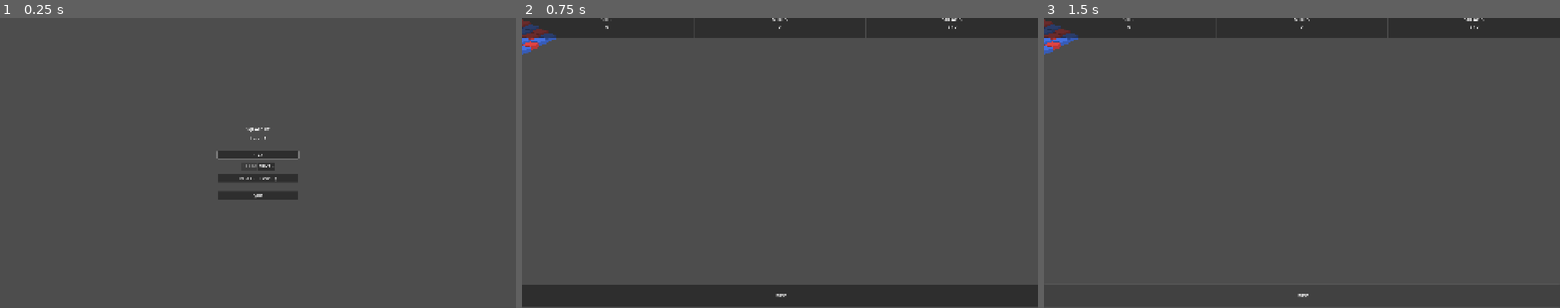
Above: before the commit, frames 1-3 (left to right).
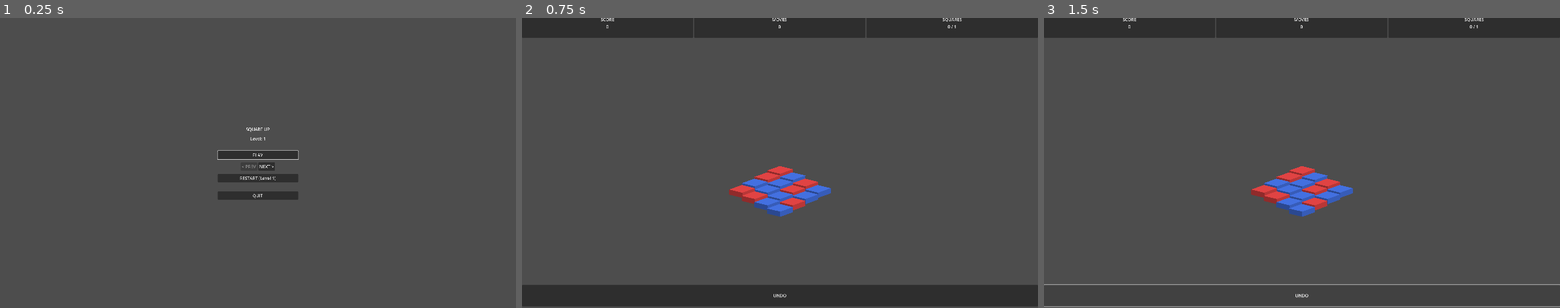
Above: after the commit, the same moments.

Repository: kodemusic/square_up
Game: Godot game, scene res://scenes/MainMenu.tscn
Same seed, same stepped clock (60 frames per second), same inputs: the game is played once before the commit and once after it.
Inputs:
- Up to frame 1 (0.25 s): no input
- Up to frame 2 (0.75 s): click "PLAY" at 0.5 s
- Up to frame 3 (1.5 s): click "UNDO" at 1.25 s

The runs differ from the first frame. In frame 1, 0.3% of the frame differs, in the area x 41-59%, y 37-63%; in frame 2, 2.5%; in frame 3, 3.1%, in the area x 0-100%, y 0-100%.
Error before the commit: Parse Error: Function "get_viewport_rect()" not found in base self. (res://scripts/layout_manager.gd:48)

Commit message:
Enhance level generation system with handcrafted-only mode and layout adjustments

Diff:
--- a/project.godot
+++ b/project.godot
@@ -23,7 +23,7 @@
 
 window/size/viewport_width=1920
 window/size/viewport_height=1080
-window/stretch/mode="canvas_items"
+window/stretch/mode="viewport"
 window/stretch/aspect="expand"
 window/handheld/orientation=1
 window/stretch/scale.mobile=1.25
--- a/scenes/Game.tscn
+++ b/scenes/Game.tscn
@@ -4,15 +4,16 @@
 [ext_resource type="PackedScene" uid="uid://d2autq3odb8g" path="res://scenes/BoardRoot.tscn" id="1_ibkli"]
 [ext_resource type="PackedScene" uid="uid://dfd8esgememoj" path="res://scenes/HUD.tscn" id="2_qbsmt"]
 [ext_resource type="Script" uid="uid://c0ocuu6rdnurs" path="res://scripts/input_router.gd" id="3_input"]
-[ext_resource type="Script" path="res://scripts/layout_manager.gd" id="4_layout"]
-[ext_resource type="PackedScene" uid="uid://portrait_layout_001" path="res://scenes/PortraitLayout.tscn" id="5_portrait"]
-[ext_resource type="PackedScene" uid="uid://landscape_layout_001" path="res://scenes/LandscapeLayout.tscn" id="6_landscape"]
+[ext_resource type="Script" uid="uid://p2buo4juos55" path="res://scripts/layout_manager.gd" id="4_layout"]
+[ext_resource type="PackedScene" path="res://scenes/PortraitLayout.tscn" id="5_portrait"]
+[ext_resource type="PackedScene" path="res://scenes/LandscapeLayout.tscn" id="6_landscape"]
 
 [node name="Game" type="Node"]
 script = ExtResource("1_cpr0p")
 
 [node name="Camera2D" type="Camera2D" parent="."]
 position = Vector2(960, 540)
+zoom = Vector2(1.47, 1.47)
 
 [node name="LayoutManager" type="Node" parent="."]
 script = ExtResource("4_layout")
--- a/scenes/LandscapeLayout.tscn
+++ b/scenes/LandscapeLayout.tscn
@@ -7,6 +7,7 @@
 anchor_bottom = 1.0
 grow_horizontal = 2
 grow_vertical = 2
+mouse_filter = 2
 
 [node name="BoardAnchor" type="CenterContainer" parent="."]
 layout_mode = 1
@@ -21,6 +22,7 @@
 offset_bottom = 300.0
 grow_horizontal = 2
 grow_vertical = 2
+mouse_filter = 2
 
 [node name="UIAnchor" type="Control" parent="."]
 layout_mode = 1
--- a/scenes/PortraitLayout.tscn
+++ b/scenes/PortraitLayout.tscn
@@ -7,6 +7,7 @@
 anchor_bottom = 1.0
 grow_horizontal = 2
 grow_vertical = 2
+mouse_filter = 2
 
 [node name="BoardAnchor" type="CenterContainer" parent="."]
 layout_mode = 1
@@ -21,6 +22,7 @@
 offset_bottom = 300.0
 grow_horizontal = 2
 grow_vertical = 2
+mouse_filter = 2
 
 [node name="UIAnchor" type="Control" parent="."]
 layout_mode = 1
--- a/scripts/hud.gd
+++ b/scripts/hud.gd
@@ -250,8 +250,19 @@
 	combo_label.name = "ComboLabel"
 	combo_label.horizontal_alignment = HORIZONTAL_ALIGNMENT_CENTER
 	combo_label.vertical_alignment = VERTICAL_ALIGNMENT_CENTER
-	combo_label.position = Vector2(get_viewport_rect().size.x / 2 - 100, get_viewport_rect().size.y / 2 - 100)
-	combo_label.size = Vector2(200, 100)
+
+	# Use anchors instead of hardcoded position (Golden Rule principle)
+	combo_label.anchor_left = 0.5
+	combo_label.anchor_right = 0.5
+	combo_label.anchor_top = 0.5
+	combo_label.anchor_bottom = 0.5
+	combo_label.offset_left = -100
+	combo_label.offset_right = 100
+	combo_label.offset_top = -50
+	combo_label.offset_bottom = 50
+	combo_label.grow_horizontal = GROW_DIRECTION_BOTH
+	combo_label.grow_vertical = GROW_DIRECTION_BOTH
+
 	combo_label.add_theme_font_size_override("font_size", 48)
 	combo_label.add_theme_color_override("font_color", Color(1.0, 0.8, 0.0))  # Gold color
 	combo_label.add_theme_color_override("font_outline_color", Color(0.0, 0.0, 0.0))
--- a/scripts/layout_manager.gd
+++ b/scripts/layout_manager.gd
@@ -45,21 +45,21 @@
 
 ## Detect orientation based on viewport aspect ratio and apply layout
 func _detect_and_apply_orientation() -> void:
-	var viewport_size := get_viewport_rect().size
-	var aspect_ratio := viewport_size.x / viewport_size.y
+	var viewport_size: Vector2 = get_viewport().get_visible_rect().size
+	var aspect_ratio: float = viewport_size.x / viewport_size.y
 
 	# Portrait if height > width (aspect ratio < 1.0)
-	var is_portrait := aspect_ratio < 1.0
+	var portrait_mode: bool = aspect_ratio < 1.0
 
 	# Only switch if orientation actually changed
-	if is_portrait != current_is_portrait:
-		current_is_portrait = is_portrait
-		_switch_layout(is_portrait)
-		orientation_changed.emit(is_portrait)
+	if portrait_mode != current_is_portrait:
+		current_is_portrait = portrait_mode
+		_switch_layout(portrait_mode)
+		orientation_changed.emit(portrait_mode)
 
 ## Switch between portrait and landscape layouts
-func _switch_layout(is_portrait: bool) -> void:
-	if is_portrait:
+func _switch_layout(portrait_mode: bool) -> void:
+	if portrait_mode:
 		portrait_layout.visible = true
 		landscape_layout.visible = false
 		print("[LayoutManager] Switched to PORTRAIT layout")
--- a/scripts/level_data.gd
+++ b/scripts/level_data.gd
@@ -171,7 +171,7 @@
 	level.width = 4
 	level.height = 4
 	level.num_colors = 2
-	level.move_limit = 1
+	level.move_limit = 0 	# Unlimited
 	level.target_score = 10
 	level.squares_goal = 1
 
@@ -197,10 +197,10 @@
 	var level := LevelData.new()
 	level.level_id = 2
 	level.level_name = "Three Colors"
-	level.width = 6
-	level.height = 6
+	level.width = 5
+	level.height = 5
 	level.num_colors = 3
-	level.move_limit = 8
+	level.move_limit = 0 # Unlimited
 	level.target_score = 20
 	level.squares_goal = 2
 
@@ -582,9 +582,8 @@
 
 ## Internal: Generate a level (called by create_level and pre_generate)
 static func _generate_level_internal(id: int) -> LevelData:
-	# HANDCRAFTED LEVELS ALWAYS TAKE PRIORITY (when prefer_handcrafted = true)
-	# To add a new handcrafted level, create a function like create_level_3()
-	# and add it to the match statement below
+	# HANDCRAFTED LEVELS ONLY (when prefer_handcrafted = true)
+	# Uses factory functions from "LEVEL FACTORY FUNCTIONS" section
 
 	if prefer_handcrafted:
 		match id:
@@ -599,8 +598,12 @@
 			#     return create_level_3()
 			# 4:
 			#     return create_level_4()
-
-	# FALLBACK: Rule-based generation for levels without handcrafted versions
+			_:
+				# No handcrafted level exists for this ID
+				push_error("Level %d does not have a handcrafted factory function" % id)
+				return create_level_1()  # Fallback to Level 1
+
+	# PROCEDURAL GENERATION (only when prefer_handcrafted = false)
 	if id >= 3 and id <= 100:
 		var difficulty := _calculate_difficulty(id)
 		var rules := LevelRules.create_for_difficulty(difficulty)
Not shown, added: scripts/layout_manager.gd.uid
Not shown, changed: SETUP_GAMEMANAGER.md
